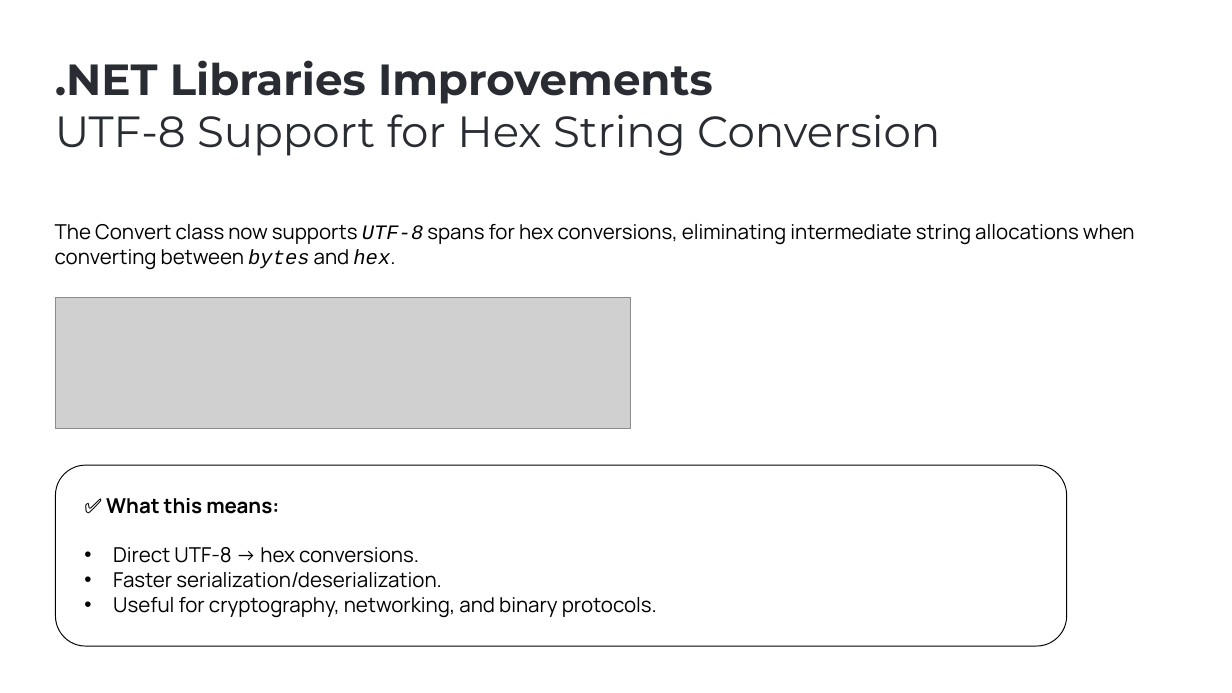
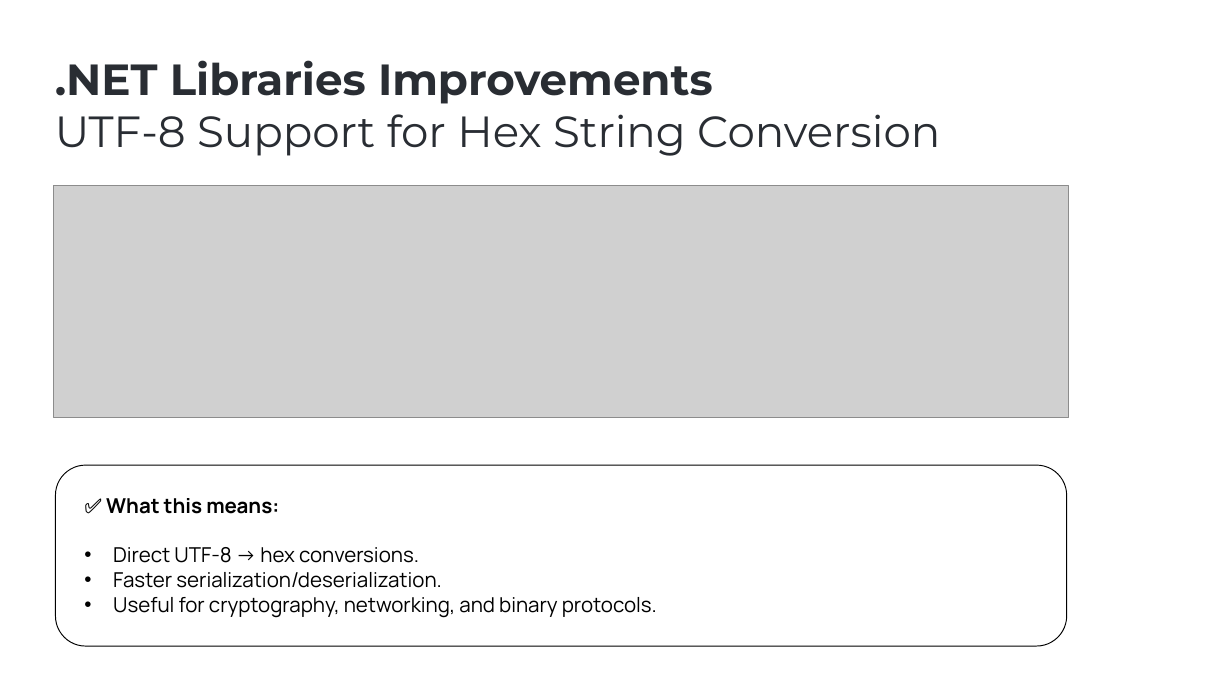
Before and after one commit to ebicoglu/presentations, a slide deck: slide 7 of abp-community-talks-2025.09.pptx (slide 8 before the commit). Drawn at 1232x693 pixels with LibreOffice and Linux fonts; fonts in the diff are those of the drawing; grey boxes stand for pictures; background and template pictures are left out. Boxes give left, top, right and bottom in pixels: in the first picture for what was removed or moved away, otherwise in the second. Text is boxed around its words. In the diff, an @@ line names an element or a change of style, - is before the commit and + after.

```diff
--- a/abp-community-talks-2025.09.pptx
+++ b/abp-community-talks-2025.09.pptx
@@ picture added at [54,186,1069,418] @@
@@ text removed at [55,224,1135,270] @@
-The Convert class now supports UTF-8 spans for hex conversions, eliminating intermediate string allocations when converting between bytes and hex.
@@ picture removed at [55,298,630,429] @@
```
Also in this commit, not shown: 10 other slides changed, 1 slide removed.
